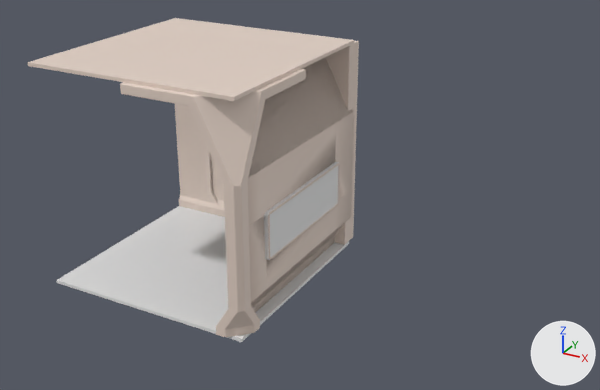
The Blender file Stowaway/Content/Assets/Ship.blend: old version first, new version second.
Rendered twice from a camera (50 mm lens) standing at (8.32, -11.53, 7.53) and looking at (1.83, 0.27, 1.63). The lights are fixed; the arrows at lower right show +X, +Y and +Z.

Names of what the first picture shows: 'Ceiling', 'Connector_Corner', 'Ground', 'Wall', 'Wall_Corner', 'Wall_Door', 'Wall_Window'.
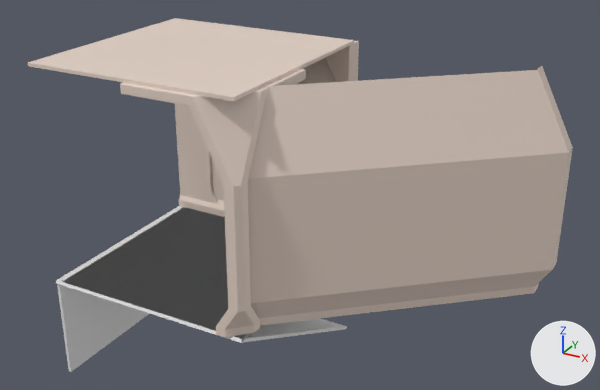
What changed in the scene script:
```text
Add me_plane_014:
    me_plane_014.from_pydata([(-1.0, -1.0, 0.0), (1.0, -1.0, 0.0), (-1.0, 1.0, -1.0), (1.0, 1.0, -1.0), (0.0, -1.0, 0.0), (0.0, 1.0, -1.0)], [], [(4, 1, 3, 5), (0, 4, 5, 2)])
    me_plane_014.materials.append(mat_floor)  # white #e7e7e7
Add me_plane_008:
    me_plane_008.from_pydata(...)  # 22 vertices, 10 faces; spans x -1.0..1.0, y -1.0..1.0, z -1.0..0.0
    me_plane_008.materials.append(mat_floor)  # white #e7e7e7
Add me_plane_007:
    me_plane_007.from_pydata(...)  # 20 vertices, 12 faces; spans x 1.35..6.0, y -2.0..2.0, z 0.0..4.0
    me_plane_007.materials.append(mat_wall)  # white #e7d5c9
Add ob_ground_slope:
    ob_ground_slope = bpy.data.objects.new('Ground_Slope', me_plane_014)
    ob_ground_slope.location = (0.0, 0.0, 0.0)
    ob_ground_slope.scale = (2.0, 2.0, 2.0)
    _m = ob_ground_slope.modifiers.new('Solidify', 'SOLIDIFY')
    _m.thickness = 0.03
Add ob_ground_l:
    ob_ground_l = bpy.data.objects.new('Ground_L', me_plane_008)
    ob_ground_l.location = (0.0, 0.0, 0.0)
    ob_ground_l.scale = (2.0, 2.0, 2.0)
    _m = ob_ground_l.modifiers.new('Solidify', 'SOLIDIFY')
    _m.thickness = 0.03
Add ob_wall_expand:
    ob_wall_expand = bpy.data.objects.new('Wall_Expand', me_plane_007)
    ob_wall_expand.location = (0.0, 0.0, 0.0)
    _m = ob_wall_expand.modifiers.new('Solidify', 'SOLIDIFY')
    _m.thickness = 0.03
```

Changed parts and their boxes (x1, y1, x2, y2) in the pictures (600 x 390 px):
'Wall_Expand', added
    after: (248, 66, 573, 325)
'Ground_L', added
    after: (57, 208, 251, 372)
'Ground_Slope', added
    after: (56, 280, 347, 343)
'Wall_Window', unchanged, covered by the edit
    before: (248, 58, 354, 312)
    after: (295, 58, 336, 85)
'Wall', unchanged, covered by the edit
    before: (248, 57, 353, 313)
    after: (298, 57, 335, 84)
